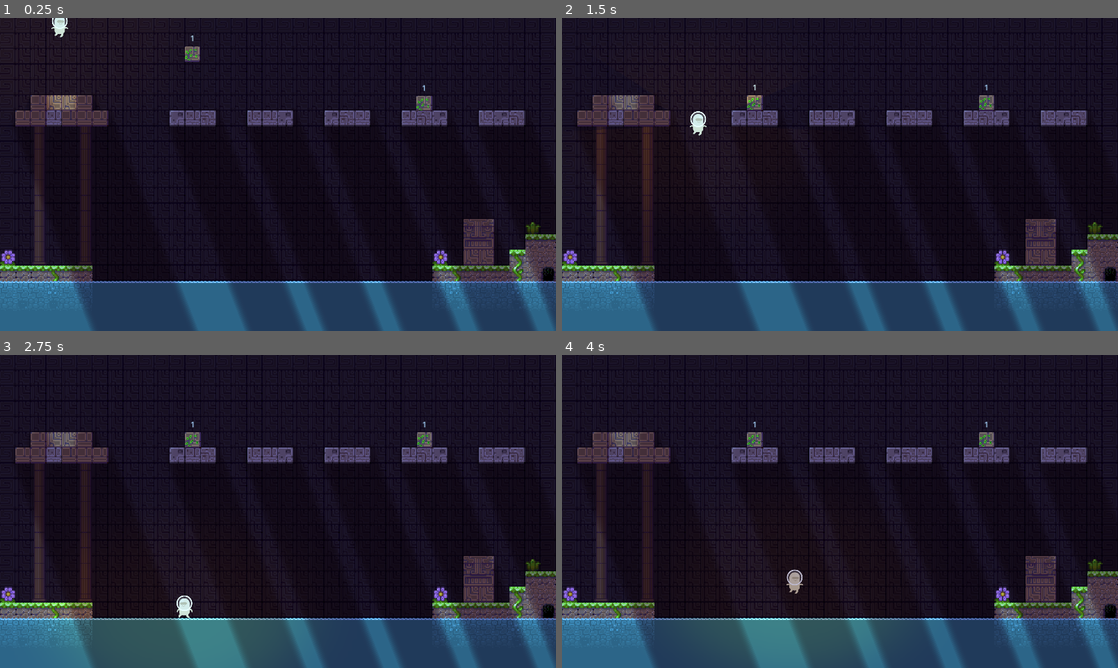
Above: before the commit, frames 1-4 (two rows, left to right).
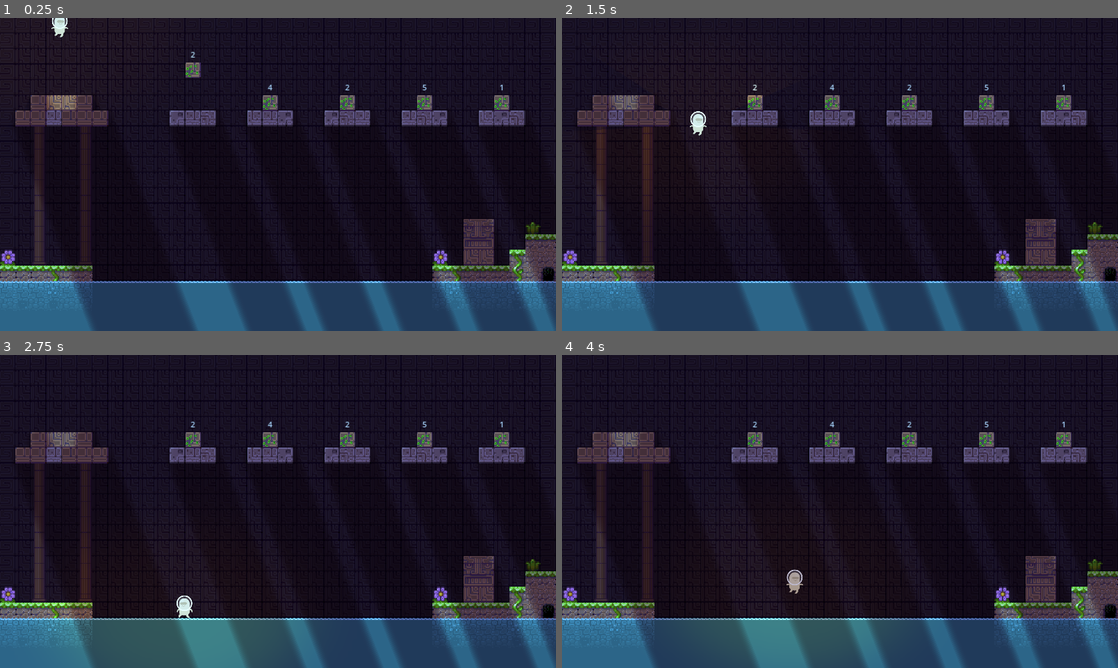
Above: after the commit, the same moments.

Repository: gabrielcoelh8/wajd-godot
Game: Godot game, scene res://world.tscn
Two runs of this game, one before a commit and one after it. Both use one fixed random seed, a clock stepped at 60 frames per second and the inputs below.
Inputs:
- Up to frame 1 (0.25 s): no input
- Up to frame 2 (1.5 s): hold Right (ui_right) from 0.53 s (still down); tap Q (ui_throw) at 0.6, 1.35 s; tap Up (ui_up) at 0.77 s
- Up to frame 3 (2.75 s): tap Up (ui_up) at 1.52 s; release Right (ui_right) at 2.03 s; hold Left (ui_left) from 2.03 s (still down); tap Q (ui_throw) at 2.1 s
- Up to frame 4 (4 s): release Left (ui_left) at 2.78 s; hold Right (ui_right) from 2.78 s (still down); tap Q (ui_throw) at 2.85, 3.6 s; tap Up (ui_up) at 3.02, 3.77 s

The runs differ from the first frame. In frame 1, 0.8% of the frame differs, in the area x 33-92%, y 5-30%; in frame 2, 0.5%; in frame 3, 0.5%; in frame 4, 0.5%.

Commit message:
v0.1 --random numbers and boxes

Diff:
--- a/Scripts/box_1.gd
+++ b/Scripts/box_1.gd
@@ -2,9 +2,10 @@
 
 var picked = false
 @onready var player = get_node("../Player")
+@onready var label = get_node("Label")
 
 func _physics_process(_delta):
-	if picked == true:
+	if picked:
 		self.position = player.marker.global_position
 
 func _input(_event):
@@ -19,11 +20,3 @@
 		print("droping...")
 		print(player.sprite.flip_h)
 		player.canPick = true
-	if Input.is_action_just_pressed("ui_throw") and picked == true:
-		picked = false
-		print("throwing...")
-		player.canPick = true
-		if player.sprite.flip_h == false:
-			apply_force(Vector2(), Vector2(90, -10))
-		else:
-			apply_impulse(Vector2(), Vector2(-90, -10))
--- a/Scripts/box_1.tscn
+++ b/Scripts/box_1.tscn
@@ -9,11 +9,11 @@
 [sub_resource type="LabelSettings" id="LabelSettings_kibqo"]
 
 [sub_resource type="RectangleShape2D" id="RectangleShape2D_130ke"]
-size = Vector2(34, 32)
+size = Vector2(64, 32)
 
-[node name="Box1" type="RigidBody2D"]
+[node name="Box1" type="RigidBody2D" groups=["boxes"]]
 collision_layer = 4
-mass = 0.35
+mass = 1.41
 script = ExtResource("1_ct6tn")
 
 [node name="Sprite2D" type="Sprite2D" parent="."]
@@ -46,7 +46,7 @@
 
 [node name="Area2D" type="Area2D" parent="."]
 collision_layer = 4
-collision_mask = 3
+collision_mask = 2
 
 [node name="CollisionShape2D" type="CollisionShape2D" parent="Area2D"]
 shape = SubResource("RectangleShape2D_130ke")
--- a/player.tscn
+++ b/player.tscn
@@ -27,11 +27,11 @@
 [node name="AnimatedSprite2D" type="AnimatedSprite2D" parent="."]
 z_index = 1
 sprite_frames = ExtResource("2_8dcsu")
-animation = &"idle"
+animation = &"run"
 autoplay = "idle"
 
 [node name="Marker2D" type="Marker2D" parent="."]
-position = Vector2(0, -66)
+position = Vector2(0, -80)
 
 [node name="CollisionShape2D" type="CollisionShape2D" parent="."]
 position = Vector2(0, 7)
--- /dev/null
+++ b/world.gd
@@ -0,0 +1,42 @@
+extends Node2D
+@onready var Box1Label = get_node("Box1/Label")
+@onready var numbers = [1, 2, 3, 4, 5]
+@onready var lastnumber
+
+# Called when the node enters the scene tree for the first time.
+func _ready():
+	randomize()
+	var boxes_numbers = []
+	var boxes_nodes = get_tree().get_nodes_in_group("boxes")
+
+	for i in range(boxes_nodes.size()):
+		boxes_numbers.append(get_random_number())
+		boxes_nodes[i].label.set_text(str(boxes_numbers[i]))
+
+	#boxes_numbers.sort_custom(bubblesort)
+	print(boxes_numbers)
+	#Box1Label.set_text(str(boxes_numbers[0]))
+
+# Called every frame. 'delta' is the elapsed time since the previous frame.
+func _process(_delta):
+	pass
+
+func bubblesort(a, b):
+	if a[0] < b[0]:
+		return true
+	return false
+
+func get_random_number():
+	var random_number = numbers[randi() % numbers.size()]
+	while random_number == lastnumber:
+		# The last fruit was picked, try again until we get a different fruit.
+		random_number = numbers[randi() % numbers.size()]
+
+	# Note: if the random element to pick is passed by reference,
+	# such as an array or dictionary,
+	# use `_last_fruit = random_fruit.duplicate()` instead.
+	lastnumber = random_number
+
+	# Returns "apple", "orange", "pear", or "banana" every time the code runs.
+	# The function will never return the same fruit more than once in a row.
+	return random_number
--- a/world.tscn
+++ b/world.tscn
@@ -1,11 +1,12 @@
 [gd_scene load_steps=5 format=3 uid="uid://c3cnuo6fb5ifc"]
 
+[ext_resource type="Script" path="res://world.gd" id="1_ao1eg"]
 [ext_resource type="PackedScene" uid="uid://c0tr5ncyq4dk1" path="res://player.tscn" id="2_q7342"]
 [ext_resource type="PackedScene" uid="uid://cpakfslut0sdy" path="res://tile_map.tscn" id="2_qjenv"]
-[ext_resource type="PackedScene" uid="uid://bnsu1mneyt5ht" path="res://box.tscn" id="4_dr8ih"]
 [ext_resource type="PackedScene" uid="uid://46m8i6xoqsmn" path="res://Scripts/box_1.tscn" id="4_wot5r"]
 
 [node name="World" type="Node2D"]
+script = ExtResource("1_ao1eg")
 
 [node name="TileMap" parent="." instance=ExtResource("2_qjenv")]
 texture_filter = 3
@@ -17,11 +18,25 @@
 texture_repeat = 1
 position = Vector2(124, -32)
 
-[node name="Box" parent="." instance=ExtResource("4_dr8ih")]
-position = Vector2(879, 149)
+[node name="Box1" parent="." instance=ExtResource("4_wot5r")]
+position = Vector2(400, 80)
+lock_rotation = true
 
-[node name="Box1" parent="." instance=ExtResource("4_wot5r")]
-position = Vector2(399, 46)
+[node name="Box2" parent="." instance=ExtResource("4_wot5r")]
+position = Vector2(560, 176)
+lock_rotation = true
+
+[node name="Box3" parent="." instance=ExtResource("4_wot5r")]
+position = Vector2(720, 176)
+lock_rotation = true
+
+[node name="Box4" parent="." instance=ExtResource("4_wot5r")]
+position = Vector2(880, 176)
+lock_rotation = true
+
+[node name="Box5" parent="." instance=ExtResource("4_wot5r")]
+position = Vector2(1040, 176)
+lock_rotation = true
 
 [node name="DirectionalLight2D" type="DirectionalLight2D" parent="."]
 rotation = -0.682424
